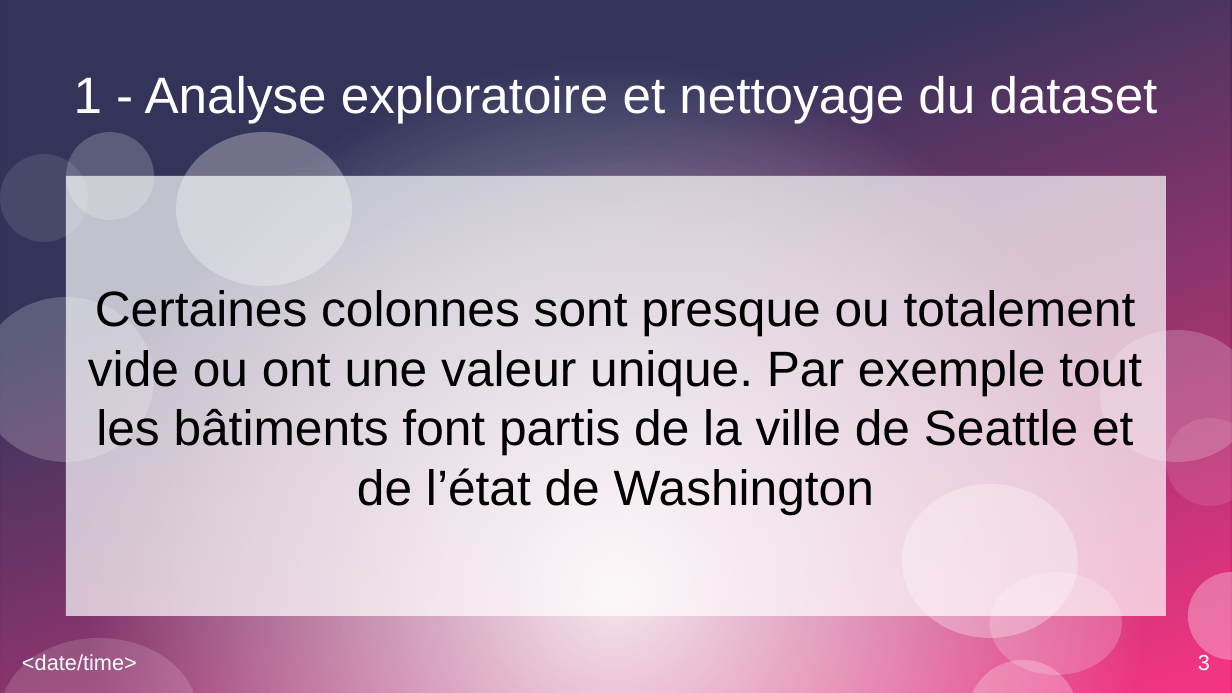
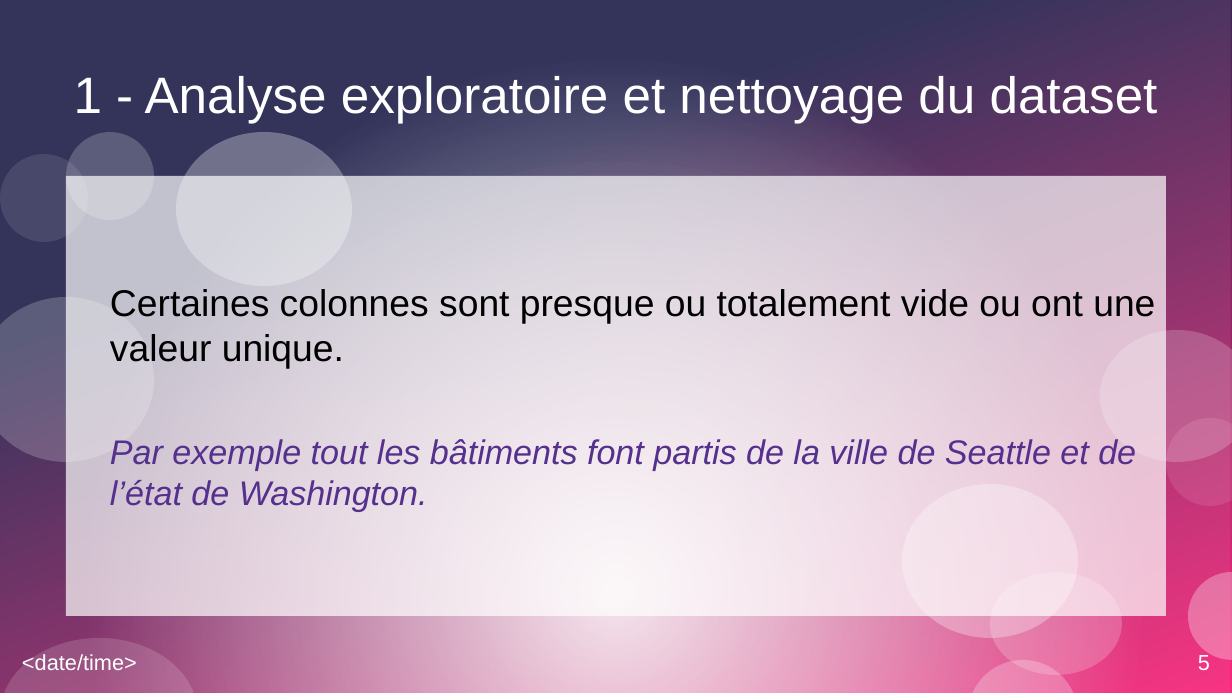
Before and after one commit to Apinsun/Projet3, a slide deck: slide 5 of présentation.odp (slide 3 before the commit). Drawn at 1232x693 pixels with LibreOffice and Linux fonts; fonts in the diff are those of the drawing. Boxes give left, top, right and bottom in pixels: in the first picture for what was removed or moved away, otherwise in the second. Text is boxed around its words. In the diff, an @@ line names an element or a change of style, - is before the commit and + after.

```diff
--- a/présentation.odp
+++ b/présentation.odp
@@ subtitle at bbox=[110, 289, 1155, 512]: text changed; size 32 to 22 pt; text colour #000000 to #55308D; italic on @@
-Certaines colonnes sont presque ou totalement vide ou ont une valeur unique. Par exemple tout les bâtiments font partis de la ville de Seattle et de l’état de Washington
+Certaines colonnes sont presque ou totalement vide ou ont une valeur unique.
+Par exemple tout les bâtiments font partis de la ville de Seattle et de l’état de Washington.
@@ page number at bbox=[1198, 653, 1210, 670]: text changed @@
-3
+5
```
Also in this commit, not shown: 12 other slides changed, 8 slides added, 2 slides removed, 1 other file.
